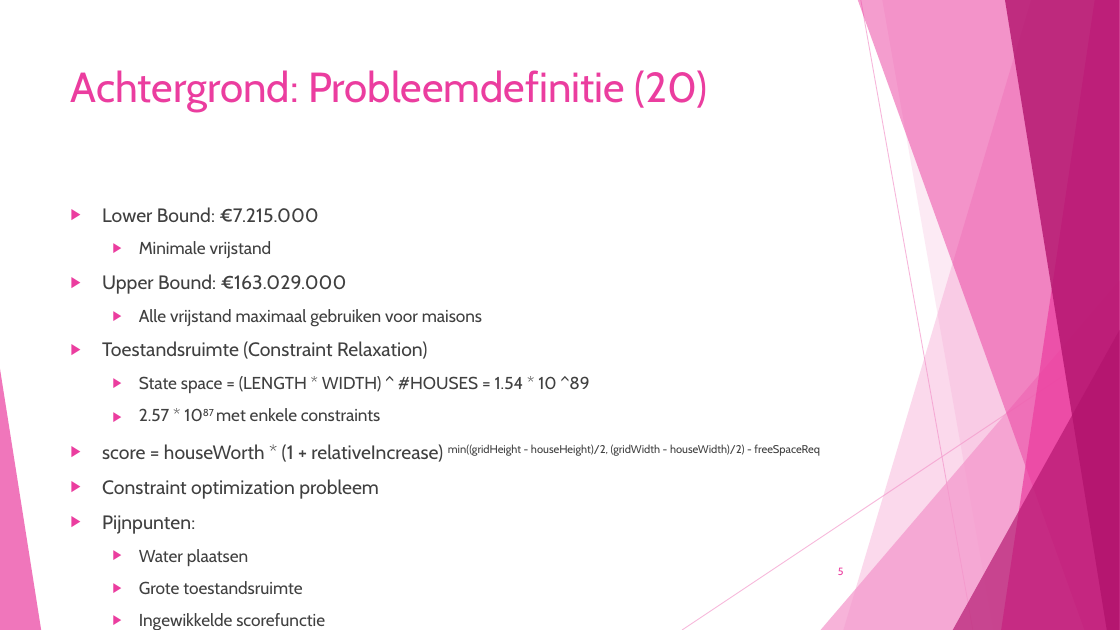
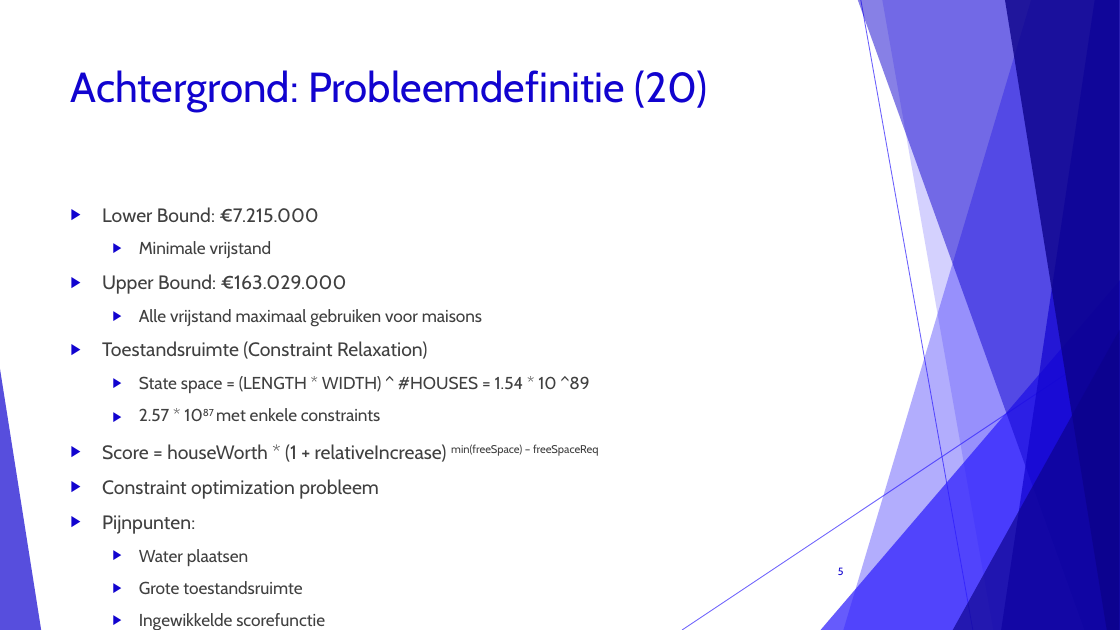
Before and after one commit to corne12345/Lekker-oke-, a slide deck: slide 5 of Eindpresentatie/Amstelhage eindpresentatie.pptx. Drawn at 1120x630 pixels with LibreOffice and Linux fonts; fonts in the diff are those of the drawing. Boxes give left, top, right and bottom in pixels: in the first picture for what was removed or moved away, otherwise in the second. Text is boxed around its words. In the diff, an @@ line names an element or a change of style, - is before the commit and + after.

```diff
--- a/Eindpresentatie/Amstelhage eindpresentatie.pptx
+++ b/Eindpresentatie/Amstelhage eindpresentatie.pptx
@@ freeform shape at [844,0,1120,630]: fill #F496CB at 36% opacity to #2C1CFC at 36% opacity @@
@@ freeform shape at [858,0,1120,630]: fill #EB3D9F at 50% opacity to #1103CF at 50% opacity @@
@@ line (861, 0) - (973, 630): stroke #F496CB 0.75 pt to #2C1CFC 0.75 pt @@
@@ freeform shape at [882,0,1120,630]: fill #F496CB at 20% opacity to #2C1CFC at 20% opacity @@
@@ freeform shape at [1002,0,1120,630]: fill #EB3D9F at 70% opacity to #1103CF at 70% opacity @@
@@ freeform shape at [1005,0,1120,630]: fill #B2136D at 80% opacity to #0C028A at 80% opacity @@
@@ title "Achtergrond: Probleemdefinitie (20)" at [71,70,708,112]: text colour #EB3D9F to #1103CF @@
@@ text at [102,207,590,594]: bullet colour #EB3D9F to #1103CF @@
@@ triangle at [821,280,1120,630]: fill #F496CB at 72% opacity to #2C1CFC at 72% opacity @@
@@ line (1120, 339) - (682, 630): stroke #F496CB 0.75 pt to #2C1CFC 0.75 pt @@
@@ triangle at [953,330,1120,630]: fill #B2136D at 66% opacity to #0C028A at 66% opacity @@
@@ triangle at [0,369,41,630]: fill #EB3D9F at 70% opacity to #1103CF at 70% opacity @@
@@ text at [102,444,599,462]: text changed @@
-▶ score = houseWorth * (1 + relativeIncrease) min((gridHeight - houseHeight)/2, (gridWidth - houseWidth)/2) - freeSpaceReq
+▶ Score = houseWorth * (1 + relativeIncrease) min(freeSpace) – freeSpaceReq
@@ page number at [838,567,844,575]: text colour #EB3D9F to #1103CF @@
```
Also in this commit, not shown: 12 other slides changed, 1 slide added.
